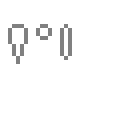
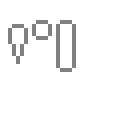
Comparing the layer stacks of the two 128×128 images. Changes:
painted on "Слой 2" over box(32, 20, 76, 72)
